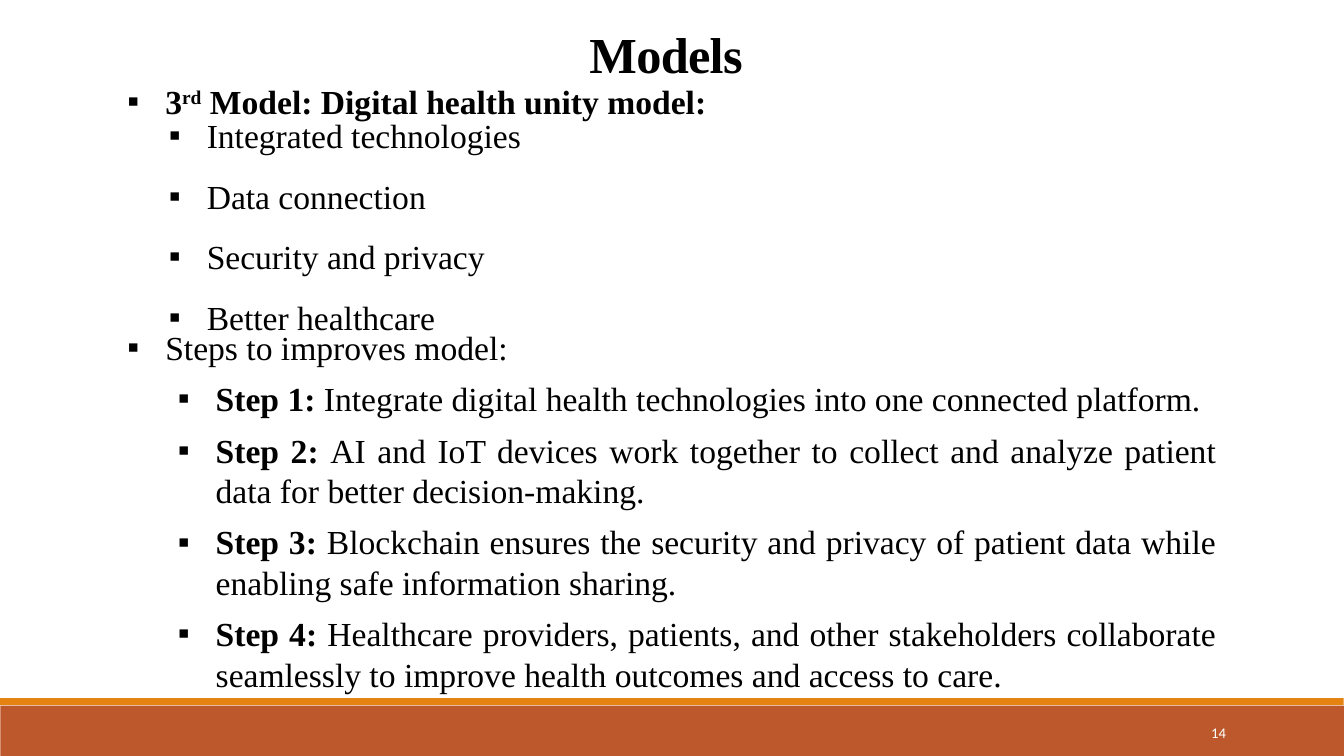
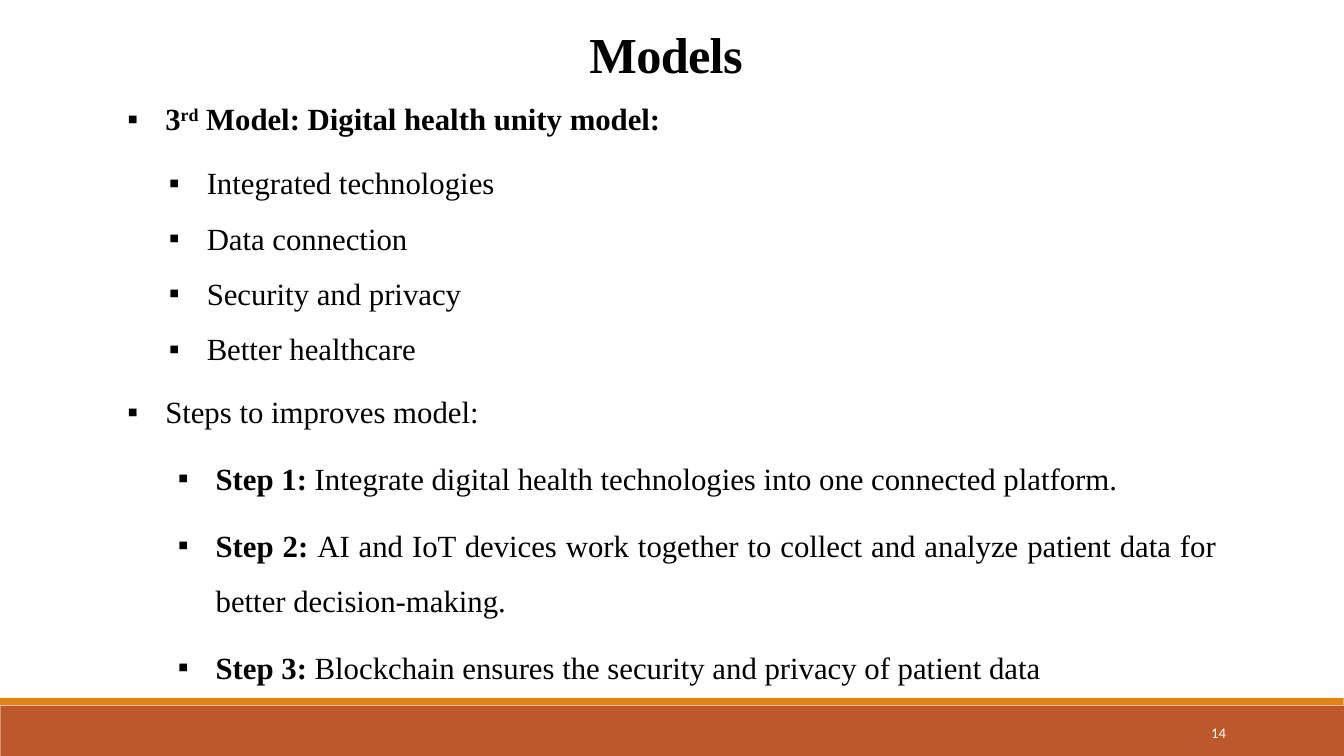
Before and after one commit to Devjethva1111/Metaverse-in-Healthcare, a slide deck: slide 14 of Seminar PPT/23MDS003 - Seminar.pptx. Drawn at 1344x756 pixels with LibreOffice and Linux fonts; fonts in the diff are those of the drawing. Boxes give left, top, right and bottom in pixels: in the first picture for what was removed or moved away, otherwise in the second. Text is boxed around its words. In the diff, an @@ line names an element or a change of style, - is before the commit and + after.

```diff
--- a/Seminar PPT/23MDS003 - Seminar.pptx
+++ b/Seminar PPT/23MDS003 - Seminar.pptx
@@ text "3rd Model: Digital health unity ...": place and size @@
-text "3rd Model: Digital health unity ..." at box(210, 90, 706, 120)
+text "3rd Model: Digital health unity ..." at box(206, 108, 660, 136)
@@ text "3rd Model: Digital health unity ..." at box(206, 108, 660, 136): size 24 to 22 pt @@
@@ text "Integrated technologies" at box(207, 172, 494, 361): size 24 to 22 pt @@
@@ text "Integrated technologies": place and size @@
-text "Integrated technologies" at box(207, 124, 521, 331)
+text "Integrated technologies" at box(207, 172, 494, 361)
@@ text "Steps to improves model:": place and size @@
-text "Steps to improves model:" at box(165, 336, 1216, 693)
+text "Steps to improves model:" at box(165, 401, 1216, 685)
@@ text at box(165, 401, 1216, 618): size 24 to 22 pt in "Steps to improves model:", "Step 1: Integrate digital health technologies into ...", "Step 2: AI and IoT devices work ..."; line spacing 1 to 1.5 @@
@@ text at box(216, 657, 1040, 685): text changed; size 24 to 22 pt @@
-  ▪ Step 3: Blockchain ensures the security and privacy of patient data while enabling safe information sharing.
-  ▪ Step 4: Healthcare providers, patients, and other stakeholders collaborate seamlessly to improve health outcomes and access to care.
+  ▪ Step 3: Blockchain ensures the security and privacy of patient data
```
Also in this commit, not shown: 13 other slides changed, 1 slide added, 2 other files.
